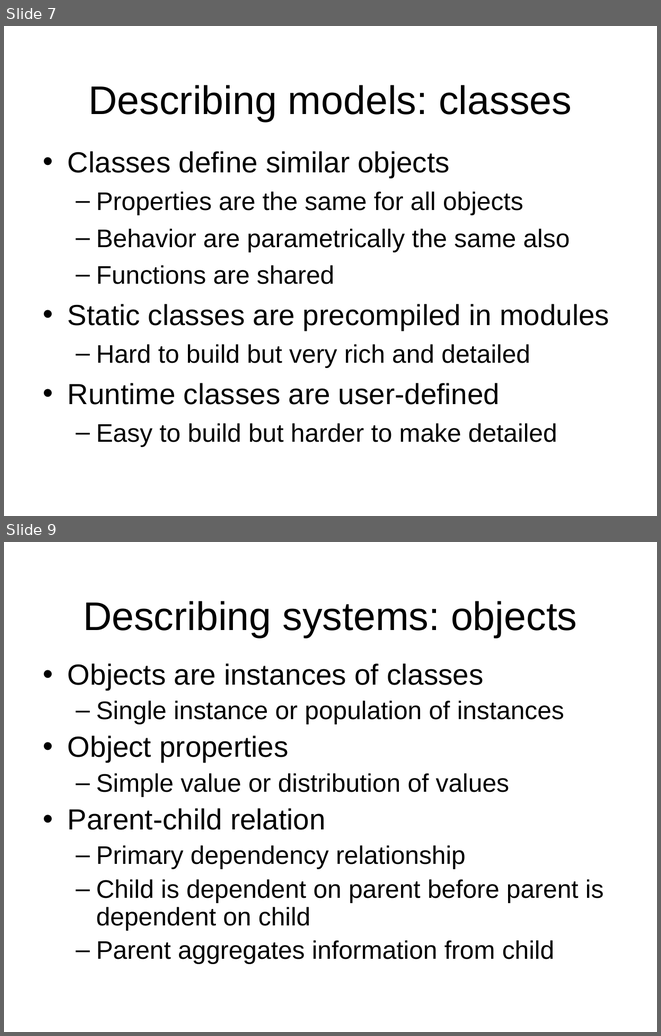
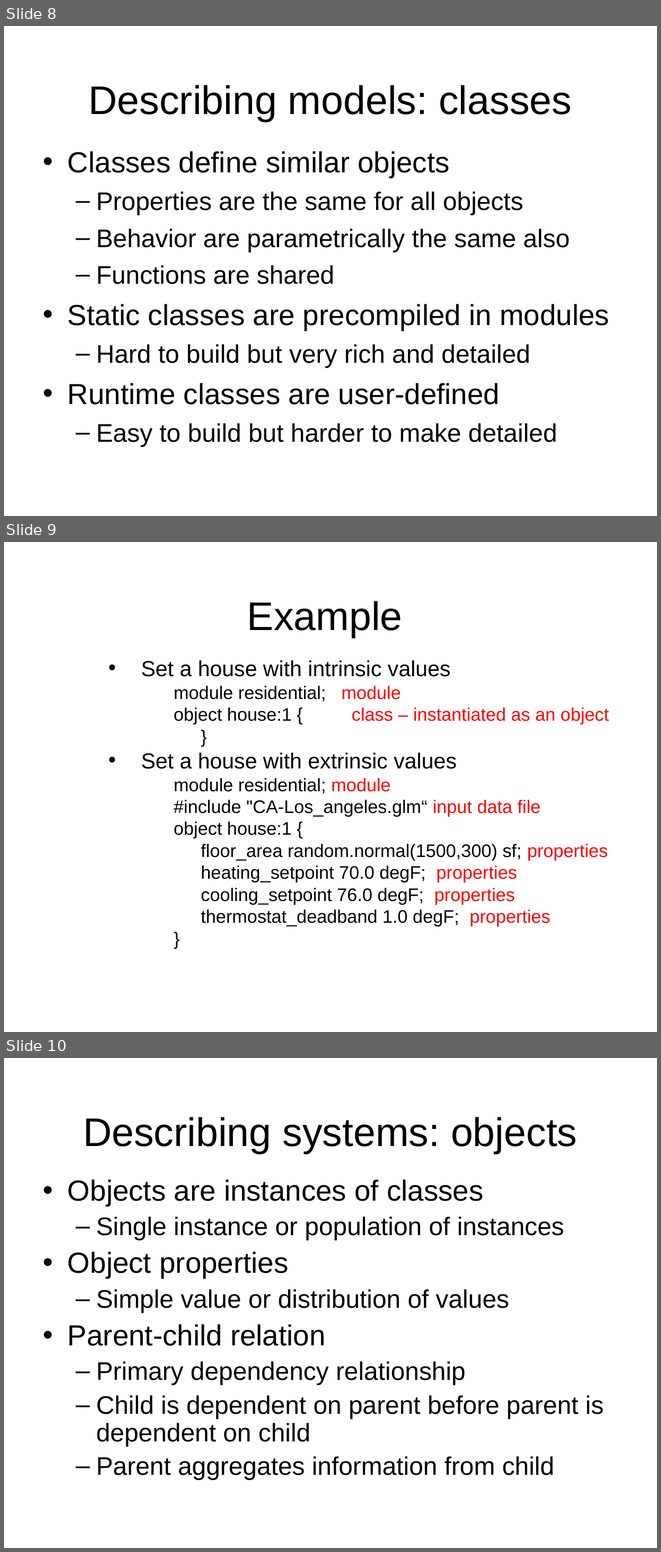
Before and after one commit to gridlab-d/course, a slide deck: 1.1 - What is GridLAB-D.pps. Shown one above the other, each under a label of ours: slides 7 and 9 before the commit, slides 8, 9 and 10 after it; the slides between them are not shown. The pictures are 661x1036 and 661x1552 pixels, drawn with LibreOffice and Linux fonts; fonts in the diff are those of the drawing; background and template pictures are left out. Boxes give left, top, right and bottom in pixels: in the first picture for what was removed or moved away, otherwise in the second. Text is boxed around its words. In the diff, an @@ line names an element or a change of style, - is before the commit and + after.

```diff
--- a/1.1 - What is GridLAB-D.pps
+++ b/1.1 - What is GridLAB-D.pps
@@ slide 9 added at <box>4,542,657,1032</box>, background picture (left out) @@
@@ title added at <box>247,601,403,637</box>, 44 pt, text #000000 @@
+Example
@@ text added at <box>141,660,609,926</box>, 20 pt, text #000000 @@
+    • Set a house with intrinsic values
+        module residential; module
+        object house:1 { class – instantiated as an object
+        }
+    • Set a house with extrinsic values
+        module residential; module
+        #include "CA-Los_angeles.glm“ input data file
+        object house:1 {
+        floor_area random.normal(1500,300) sf; properties
+        heating_setpoint 70.0 degF; properties
+        cooling_setpoint 76.0 degF; properties
+        thermostat_deadband 1.0 degF; properties
+        }
@@ what was slide 7 is now slide 8 @@
@@ what was slide 9 is now slide 10 @@
```
Also in this commit, not shown: 3 slides changed, 7 other slides added, 5 slides removed.
